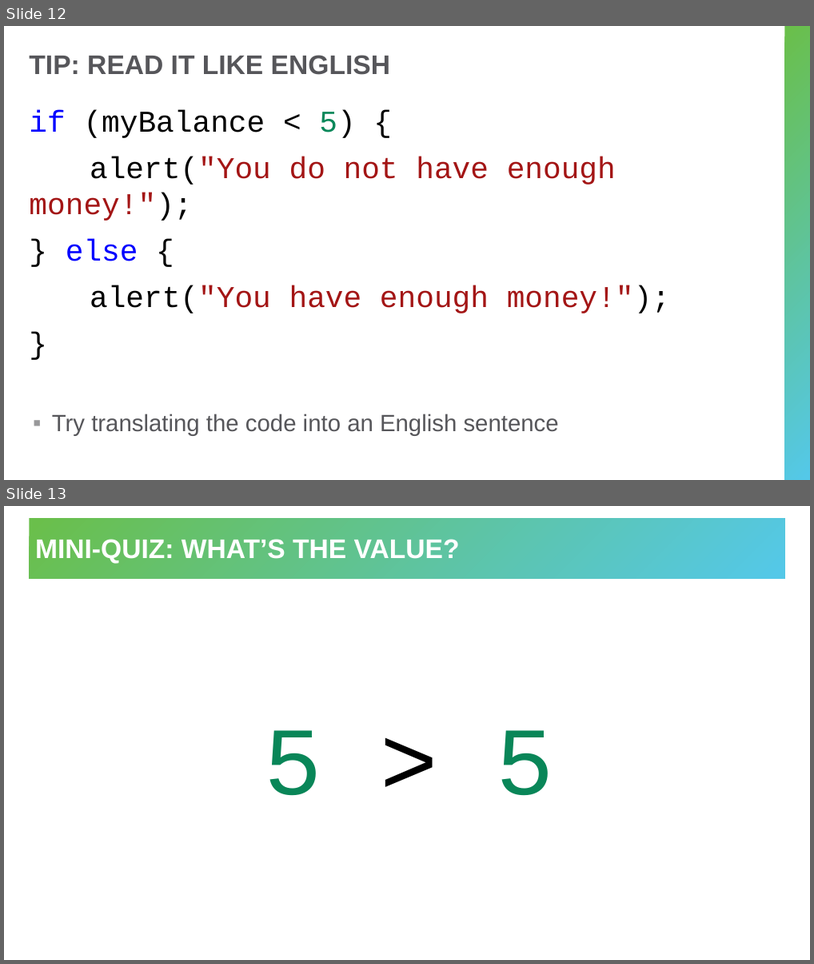
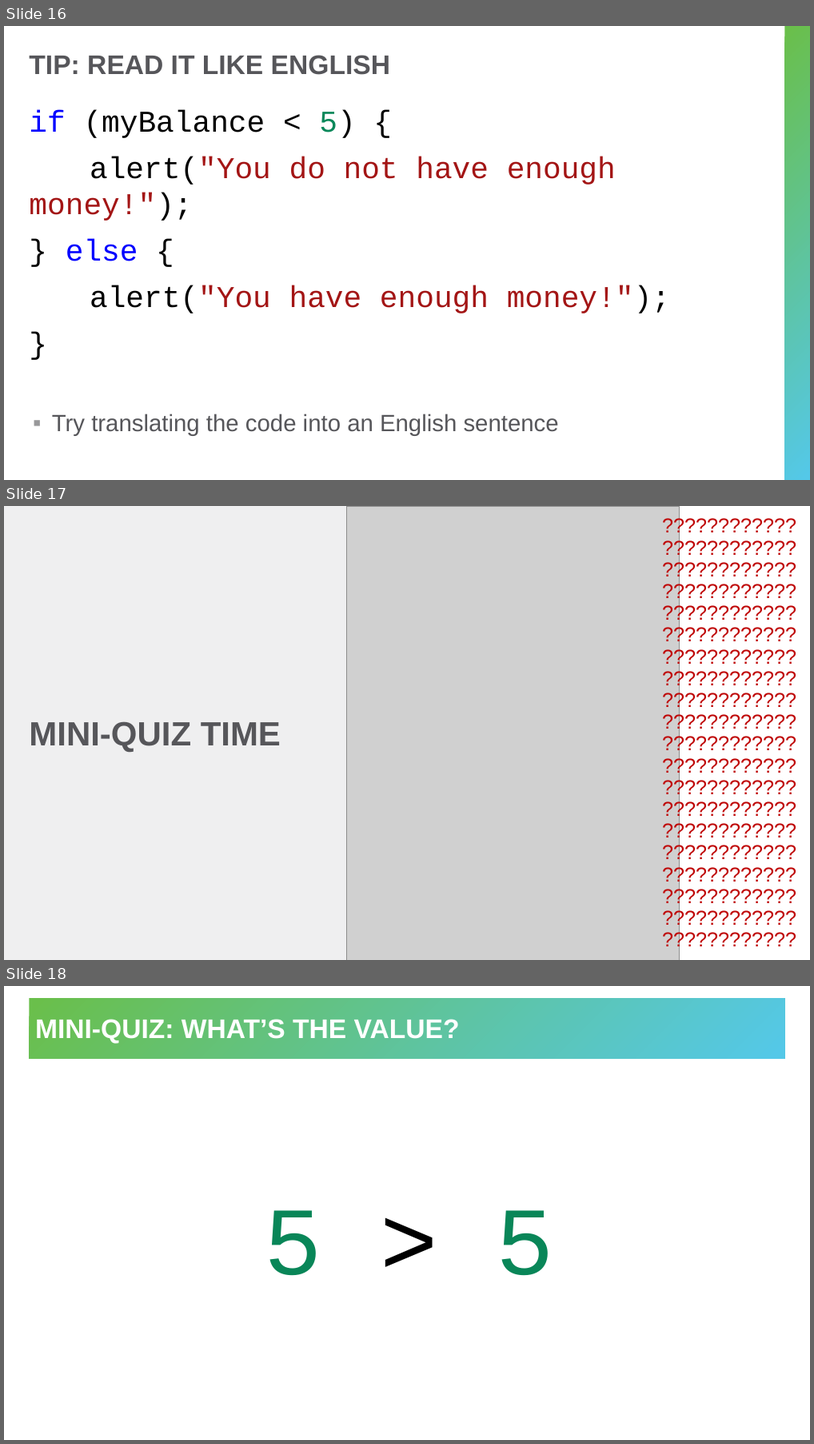
Before and after one commit to hytechclub/web-102, a slide deck: Week05/Conditionals.pptx. Shown one above the other, each under a label of ours: slides 12 and 13 before the commit, slides 16, 17 and 18 after it. The pictures are 814x964 and 814x1444 pixels, drawn with LibreOffice and Linux fonts; fonts in the diff are those of the drawing; grey boxes stand for pictures. Boxes give left, top, right and bottom in pixels: in the first picture for what was removed or moved away, otherwise in the second. Text is boxed around its words. In the diff, an @@ line names an element or a change of style, - is before the commit and + after.

```diff
--- a/Week05/Conditionals.pptx
+++ b/Week05/Conditionals.pptx
@@ slide 17 added at [4,506,810,960], background #FFFFFF @@
@@ rectangle added at [4,506,347,960], fill #EFEFF0 @@
@@ picture added at [347,506,680,960] @@
@@ text added at [650,506,810,960], 24 pt, text #BF0505 @@
+????????????????????????????????????????????????????????????????????????????????????????????????????????????????????????????????????????????????????????????????????????????????????????????????????????????????????????????????????????????????
@@ title added at [29,721,281,752], 40 pt, text #56565A, bold @@
+MINI-QUIZ TIME
@@ what was slide 12 is now slide 16 @@
@@ what was slide 13 is now slide 18 @@
```
Also in this commit, not shown: 4 slides changed, 5 other slides added, 1 other file.
